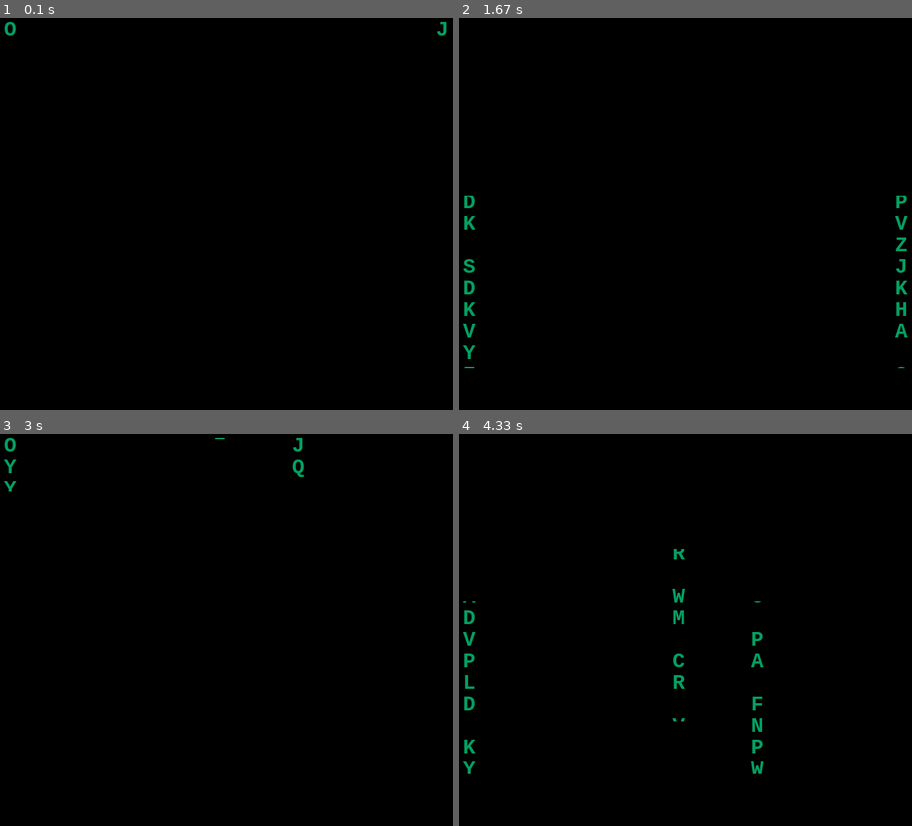
Above: before the commit, frames 1-4 (two rows, left to right).
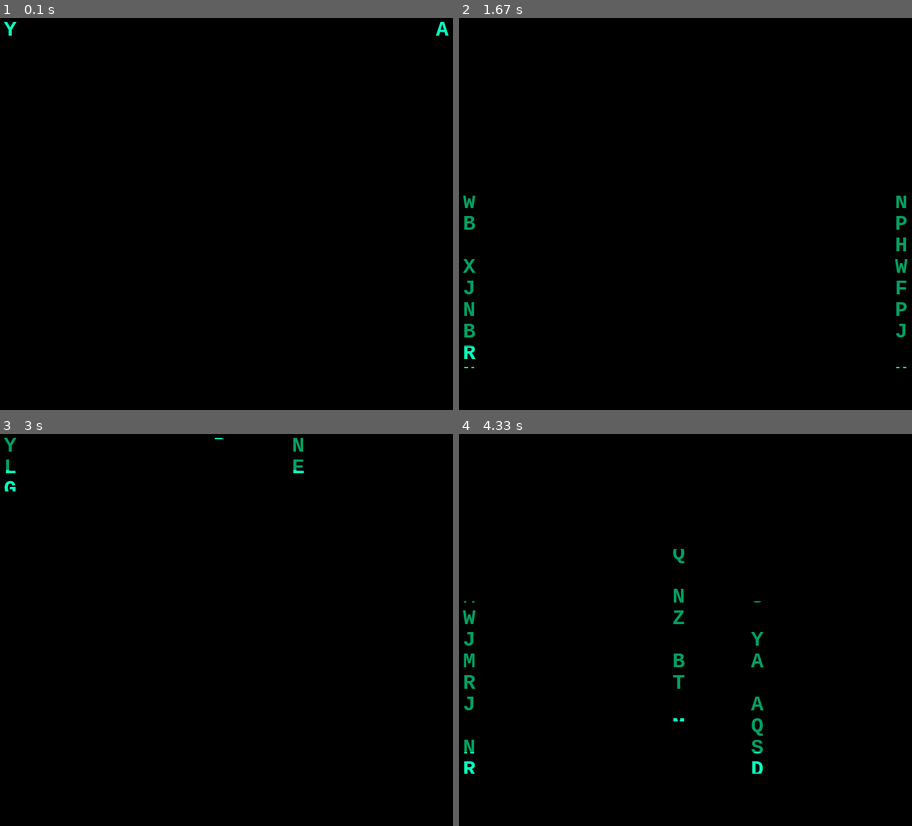
Above: after the commit, the same moments.

Repository: xdobry/python-playground
Game: pygame game, started from matrix_demo.py
Same seed, same stepped clock (60 frames per second), same inputs: the game is played once before the commit and once after it.
Inputs:
- Up to frame 1 (0.1 s): no input
- Up to frame 2 (1.67 s): no input
- Up to frame 3 (3 s): no input
- Up to frame 4 (4.33 s): no input

The runs differ from the first frame. In frame 1, 0.1% of the frame differs, in the area x 0-99%, y 1-5%; in frame 2, 0.7%; in frame 3, 0.3%; in frame 4, 0.9%, in the area x 0-68%, y 29-87%.

Commit message:
matrix demo

Diff:
--- a/matrix_demo.py
+++ b/matrix_demo.py
@@ -16,7 +16,9 @@
     def draw(self,textSource,screen):
         startX = 0 if self.pos<self.height else self.pos-self.height
         h = self.pos if self.pos<self.height else self.height
-        screen.blit(textSource,(self.column*self.charSize[0],startX),pygame.rect.Rect(self.column*self.charSize[0],startX,self.charSize[0],h))
+        screen.blit(textSource.textSource,(self.column*self.charSize[0],startX),pygame.rect.Rect(self.column*self.charSize[0],startX,self.charSize[0],h))
+        if self.pos<screenRect.height:
+            screen.blit(textSource.textSource,(self.column*self.charSize[0],self.pos-self.charSize[1]),pygame.rect.Rect(self.column*self.charSize[0],self.pos-self.charSize[1],self.charSize[0],self.charSize[1]),special_flags=pygame.BLEND_RGBA_ADD)
     def update(self,textSource):
         self.pos += 8
         if self.pos>screenRect.height+self.height:
@@ -27,6 +29,8 @@
 class TextSource:
     def __init__(self,screen):
         self.textSource = pygame.Surface((screen.get_width(),screen.get_height()))
+        self.textSource2 = pygame.Surface((screen.get_width(),screen.get_height()))
+        self.textSource3 = pygame.Surface((screen.get_width(),screen.get_height()))
         font = pygame.font.SysFont("mono",32, bold=True)
         self.characters = [font.render(chr(c), True, matrixColor) for c in range(ord("A"),ord("Z")+1)]
         self.charSize = (self.characters[0].get_width(),self.characters[0].get_height()-4)
@@ -34,19 +38,22 @@
         for x in range(0,self.posSize[0]):
             for y in range(0,self.posSize[1]):
                 if random.random()>0.2:
-                    self.textSource.blit(self.characters[random.randint(0,len(self.characters)-1)],(x*self.charSize[0],y*self.charSize[1]))
+                    self.blitChar(x,y,random.randint(0,len(self.characters)-1))
+    def blitChar(self,x,y,char):
+        self.textSource.blit(self.characters[char],(x*self.charSize[0],y*self.charSize[1]))
     def update(self):
         for i in range(0,5):
             rx = random.randint(0,self.posSize[0])
             ry = random.randint(0,self.posSize[1])
             self.textSource.fill(backgroundColor,pygame.rect.Rect(self.charSize[0]*rx,self.charSize[1]*ry,self.charSize[0],self.charSize[1]))
             if random.random()>0.2:
-                self.textSource.blit(self.characters[random.randint(0,len(self.characters)-1)],(rx*self.charSize[0],ry*self.charSize[1]))
+                char = random.randint(0,len(self.characters)-1)
+                self.blitChar(rx,ry,char)
 
 def main():
     pygame.init()
     screen = pygame.display.set_mode(screenRect.size, pygame.DOUBLEBUF)
-    pygame.display.set_caption('Balls Obstacles Demo')
+    pygame.display.set_caption('Matrix Falling Code')
     running = True
     clock = pygame.time.Clock()
     counter = 0
@@ -66,7 +73,7 @@
                 strips.append(Strip(random.randint(0,textSource.posSize[0]),random.randint(8,15),textSource.charSize))
         for strip in strips:
             strip.update(textSource)
-            strip.draw(textSource.textSource,screen)
+            strip.draw(textSource,screen)
         pygame.display.flip()
         clock.tick(40)
         counter+=1
